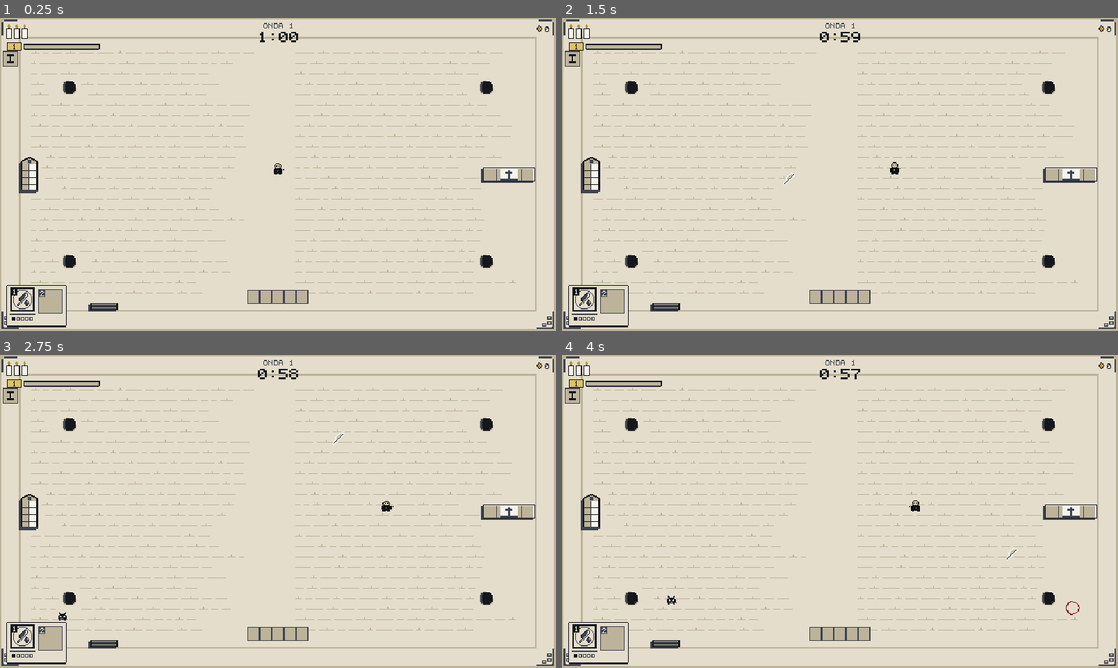
Above: before the commit, frames 1-4 (two rows, left to right).
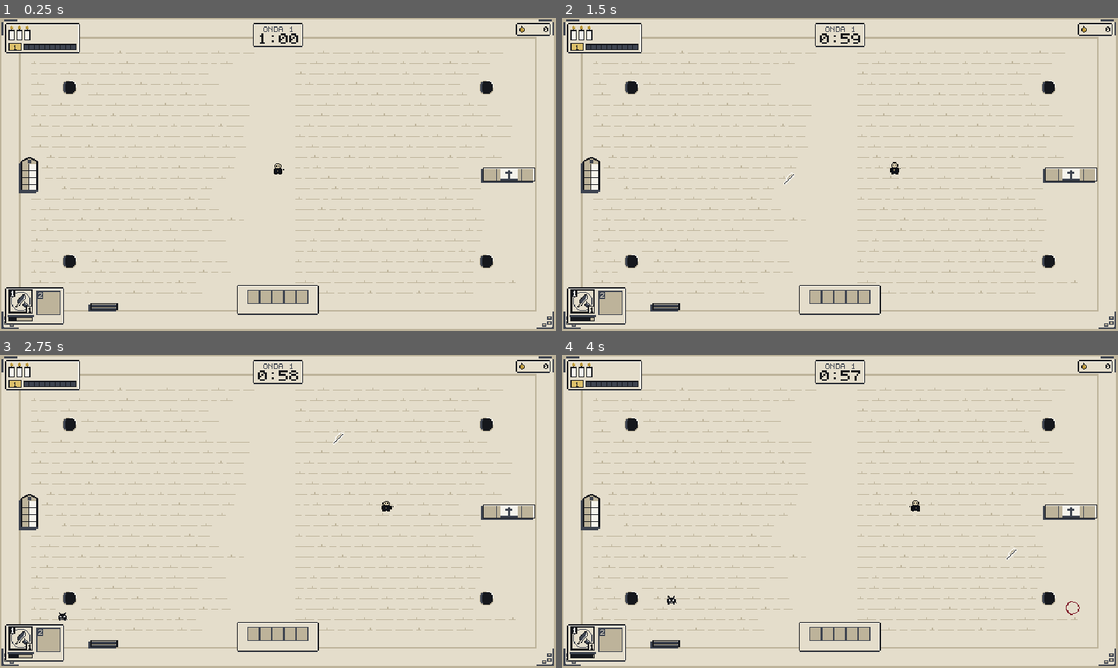
Above: after the commit, the same moments.

Repository: Andersonndiass/scribe_of_the_damned
Game: Godot game, scene res://src/main/main.tscn
Two runs of this game, one before a commit and one after it. Both use one fixed random seed, a clock stepped at 60 frames per second and the inputs below. This scene is started directly instead of the project's main scene.
Inputs (mouse positions are in pixels of both pictures, inside the frame that each line leads up to):
- Up to frame 1 (0.25 s): no input
- Up to frame 2 (1.5 s): tap Enter (shop_next) at 0.5 s; move the mouse to (962, 158) at 0.52 s; hold D (move_right) 0.53-1.25 s; hold Space (cast) 0.53-1.25 s; click (962, 158) at 0.67 s; tap L (shop_lock) at 0.77 s; drag from (728, 190) to (895, 168) at 1.27 s
- Up to frame 3 (2.75 s): move the mouse to (333, 442) at 2.02 s; hold D (move_right) from 2.03 s (still down); tap 2 (grace_pick_2) at 2.1 s
- Up to frame 4 (4 s): release D (move_right) at 2.75 s; drag from (812, 574) to (673, 464) at 2.77 s; move the mouse to (1006, 558) at 3.52 s; hold A (move_left) from 3.53 s (still down); hold Shift (purge) from 3.53 s (still down); tap L (shop_lock) at 3.77 s

The runs differ from the first frame. In frame 1, 2.2% of the frame differs, in the area x 0-99%, y 1-99%; in frame 2, 2.2%; in frame 3, 2.2%; in frame 4, 2.2%.

Commit message:
T1800 HUD novo: painel e barra comuns, recarga das armas, Graça segmentada
- UiStyle.draw_plate/plate_area/draw_bar e grade 6/4/3 (parecer do design-agent com pesquisa)
- Painéis: vida + Graça, tempo, tinta, atril (+ dicas), armas; barra do chefe no topo
- Armas: nível em etiqueta, barra de recarga (WeaponSlot.charge escrito pelo Arsenal)
- Balões e ambiência com os retângulos novos; capitular "I" fora dos ornamentos
- Teste novo: painéis a 6 px da borda e sem sobreposição; recarga para o HUD
- GUT 502/502; D-089

Co-Authored-By: Claude Opus 5.5 <noreply@anthropic.com>
Claude-Session: https://claude.ai/code/session_01QSgUesEpXiQ6X7fqaNvEn8

Diff:
--- a/src/data/arena_ambience_tuning.gd
+++ b/src/data/arena_ambience_tuning.gd
@@ -43,7 +43,7 @@
 @export var spawn_tries: int = 8
 ## HUD sobre a moldura: velas, cronômetro, tinta, lista de palavras, atril (design-agent).
 @export var hud_avoid: Array[Rect2] = [
-	Rect2(8, 6, 150, 28), Rect2(275, 6, 90, 26), Rect2(520, 6, 112, 24),
-	Rect2(8, 64, 140, 232), Rect2(146, 338, 348, 7),
+	Rect2(6, 6, 86, 35), Rect2(260, 6, 120, 28), Rect2(119, 6, 402, 30), Rect2(594, 6, 40, 15),
+	Rect2(150, 306, 374, 37), Rect2(6, 310, 163, 44), Rect2(8, 64, 140, 232),
 ]
 @export var rng_seed: int = 1348
--- a/src/ui/hud/atril_view.gd
+++ b/src/ui/hud/atril_view.gd
@@ -12,7 +12,19 @@
 const SLOT_GAP := 2
 const TOP := 314.0
 const CENTER_X := 320.0
-const HINTS_GAP := 12
+const HINTS_GAP := 22
+## T1800: painel D (miolo) em volta dos espaços: 12 px de cada lado (cabe o selo), de y308 a y340
+## (a janela de combo fica dentro, em y335).
+const PLATE_SIDE := 12.0
+const PLATE_TOP := 308.0
+const PLATE_H := 32.0
+const HERESY_Y := 298.0
+## Painel das dicas: respiro de 4 px em volta do texto, 14 de altura.
+const HINTS_PAD := 4.0
+const HINTS_H := 14.0
+const HINTS_TEXT_Y := 318.0
+## Largura reservada às dicas nos retângulos do HUD.
+const HINTS_RESERVE := 120.0
 ## Duração das animações (escala de durações do art bible §14 / ficha 26: frames × ms).
 const ANIM_TIME: Dictionary[int, float] = {
 	Anim.CAST: 0.3, Anim.PURGE: 0.2, Anim.HERESY: 0.36, Anim.REJECT: 0.15, Anim.FIZZLE: 0.2,
@@ -108,7 +120,8 @@
 
 func hud_rect() -> Rect2:
 	var s: Rect2 = slots_rect()
-	return Rect2(s.position - Vector2(0, 12), Vector2(s.size.x + HINTS_GAP + 120, s.size.y + 12))
+	var left: float = s.position.x - PLATE_SIDE - 1.0
+	return Rect2(left, PLATE_TOP - 1.0, s.end.x + HINTS_GAP + HINTS_RESERVE - left, PLATE_H + 3.0)
 
 
 func _on_atril_changed(p_letters: PackedStringArray, p_status: int, p_hints: PackedStringArray, p_rare: int) -> void:
@@ -156,6 +169,7 @@
 
 func _draw() -> void:
 	var rect: Rect2 = slots_rect()
+	UiStyle.draw_plate(self, Rect2(rect.position.x - PLATE_SIDE, PLATE_TOP, rect.size.x + PLATE_SIDE * 2.0, PLATE_H))
 	var shake: float = 0.0
 	if anim == Anim.HERESY:
 		shake = 1.0 if int(_anim_left / 0.06) % 2 == 0 else -1.0
@@ -201,7 +215,7 @@
 		_draw_frame(rect.grow(4.0), Palette.INK)
 		_draw_frame(rect.grow(3.0), Palette.GOLD)
 	if anim == Anim.HERESY:
-		PixelFont.draw_centered(self, HERESY_TEXT, CENTER_X, rect.position.y - 10, Palette.BLOOD)
+		PixelFont.draw_centered(self, HERESY_TEXT, CENTER_X, HERESY_Y, Palette.BLOOD)
 	_draw_hints(rect)
 
 
@@ -275,8 +289,14 @@
 
 
 func _draw_hints(rect: Rect2) -> void:
+	if hints.is_empty():
+		return
 	var x: float = rect.end.x + HINTS_GAP
-	var y: float = rect.position.y + 4
+	var y: float = HINTS_TEXT_Y
+	var total: float = 0.0
+	for h: String in hints:
+		total += PixelFont.width(h) + 8
+	UiStyle.draw_plate(self, Rect2(x - HINTS_PAD, rect.position.y, total - 8 + HINTS_PAD * 2.0, HINTS_H))
 	for i: int in hints.size():
 		var first_valid: bool = status == Atril.Status.VALID and i == 0
 		var gold: bool = first_valid or combo_partners.has(hints[i])
--- a/src/ui/hud/bark_director.gd
+++ b/src/ui/hud/bark_director.gd
@@ -18,8 +18,8 @@
 const CENTRAL := Rect2(160, 60, 320, 240)
 ## Áreas do HUD que o balão nunca cobre (velas, cronômetro, barra do chefe, tinta, atril e dicas).
 const HUD_RECTS: Array[Rect2] = [
-	Rect2(8, 6, 150, 32), Rect2(7, 305, 150, 51), Rect2(275, 6, 90, 26), Rect2(120, 35, 400, 26),
-	Rect2(520, 6, 112, 24), Rect2(150, 300, 340, 40),
+	Rect2(6, 6, 86, 35), Rect2(260, 6, 120, 28), Rect2(119, 6, 402, 30), Rect2(594, 6, 40, 15),
+	Rect2(150, 306, 374, 37), Rect2(6, 310, 163, 44),
 ]
 ## Tamanho de cada falante na tela (o balão fica fora dele).
 const SPEAKER_SIZE: Dictionary = {"anselmo": Vector2(16, 16), "asmodeus": Vector2(64, 64)}
--- a/src/ui/hud/boss_bar.gd
+++ b/src/ui/hud/boss_bar.gd
@@ -5,9 +5,10 @@
 ## recente aparece em CHALK atrás e desce depois. Marcas das fases (66%/33%) viram BLOOD por 1 s
 ## quando a fase é cruzada. Nome em PixelFont centrado em Y35.
 
-const BAR := Rect2(120, 44, 400, 10)
-const NAME_Y := 35.0
-const MARK_TOP := 42.0
+## T1800: no topo, onde fica o tempo (que some na luta); termina em y35, acima do menu da letra.
+const BAR := Rect2(120, 18, 400, 10)
+const NAME_Y := 8.0
+const MARK_TOP := 16.0
 const MARK_H := 14.0
 const TRAIL_DELAY := 0.4
 const TRAIL_SPEED := 0.5
@@ -41,7 +42,7 @@
 
 
 func hud_rect() -> Rect2:
-	return Rect2(BAR.position.x, NAME_Y, BAR.size.x, MARK_TOP + MARK_H + 4 - NAME_Y)
+	return Rect2(119, 6, 402, 30)
 
 
 func _process(delta: float) -> void:
--- a/src/ui/hud/candles.gd
+++ b/src/ui/hud/candles.gd
@@ -2,8 +2,11 @@
 extends Node2D
 ## Velas = vida (T071, ficha 26). Canto superior esquerdo. Acesas: cera CHALK e chama GOLD;
 ## apagadas: cera INK_SOFT. Com 1 vela, a chama alterna GOLD/BLOOD a cada 100ms (LAST_CANDLE).
+## T1800: desenha o painel A (vida + Graça); a barra de Graça fica dentro dele.
 
-const ORIGIN := Vector2(8, 8)
+## Miolo do painel A (vida + Graça).
+const PLATE := Rect2(7, 7, 84, 32)
+const ORIGIN := Vector2(11, 10)
 const SPACING := 9
 const WAX := Rect2(0, 5, 5, 10)
 const LAST_CANDLE_PULSE := 0.1
@@ -14,7 +17,7 @@
 
 
 func hud_rect() -> Rect2:
-	return Rect2(ORIGIN, Vector2(SPACING * PlayerVitals.new().cap, 16))
+	return UiStyle.plate_area(PLATE)
 
 
 func _process(delta: float) -> void:
@@ -29,6 +32,7 @@
 
 
 func _draw() -> void:
+	UiStyle.draw_plate(self, PLATE)
 	for i: int in _max:
 		var base: Vector2 = ORIGIN + Vector2(i * SPACING, 0)
 		var lit: bool = i < _candles
--- a/src/ui/hud/combo_window.gd
+++ b/src/ui/hud/combo_window.gd
@@ -6,7 +6,7 @@
 ##   Nome: latim em GOLD com contorno INK, fonte 5×6 em 2×, 16 px acima da cabeça do escriba,
 ##   por NAME_TIME s e corte seco (sem alpha).
 
-const BAR := Rect2(296, 332, 48, 3)
+const BAR := Rect2(296, 335, 48, 3)
 const STEPS := 12
 const NAME_TIME := 1.0
 const NAME_SCALE := 2
--- a/src/ui/hud/grace_bar.gd
+++ b/src/ui/hud/grace_bar.gd
@@ -5,10 +5,13 @@
 ## depois o GOLD avança sobre ele; subir de nível pisca CHALK/GOLD (relógio real: o jogo está
 ## pausado nessa hora).
 
-const RECT := Rect2(8, 28, 108, 10)
-const TAG_MIN_W := 17
-const BAR_W := 88
-const FILL_W := 86
+## T1800 (design-agent): dentro do painel A. Etiqueta do nível à esquerda; barra de moldura INK,
+## trilho INK_SOFT (3,4:1 contra o GOLD) e 10 segmentos de 5 px.
+const RECT := Rect2(10, 29, 78, 9)
+const TAG := Rect2(10, 29, 15, 9)
+const BAR := Rect2(27, 30, 61, 7)
+const SEG := 6
+const TEXT_Y := 31
 
 var level: int = 1
 var fraction: float = 0.0
@@ -58,32 +61,29 @@
 	var flash_age: float = float(now - _flash_ms) / 1000.0
 	var flashing: bool = flash_age >= 0.0 and flash_age < _tuning.bar_flash_time
 	# Etiqueta do nível (o número sobe 1 px no brilho).
-	var text: String = str(level)
-	var tag_w: float = maxf(TAG_MIN_W, PixelFont.width(text) + 6)
-	var tag := Rect2(RECT.position, Vector2(tag_w, RECT.size.y))
-	draw_rect(tag, Palette.INK)
-	draw_rect(tag.grow(-1), Palette.GOLD_LIGHT)
-	PixelFont.draw_centered(self, text, tag.get_center().x, 30 - (1 if flashing else 0), Palette.INK)
-	# Barra.
-	var bx: float = tag.end.x + 2
-	var border := Rect2(bx, 30, BAR_W, 6)
-	var inner := Rect2(bx + 1, 31, FILL_W, 4)
+	draw_rect(TAG, Palette.INK)
+	draw_rect(TAG.grow(-1), Palette.GOLD_LIGHT)
+	PixelFont.draw_centered(self, str(level), TAG.get_center().x, TEXT_Y - (1 if flashing else 0), Palette.INK)
+	# Barra: moldura (GOLD no pulso da palavra), trilho escuro, preenchimento GOLD e segmentos.
 	var word_age: float = float(now - _word_ms) / 1000.0
 	var word_pulse: bool = _word_from >= 0.0 and word_age < _tuning.bar_word_pulse
-	draw_rect(border, Palette.GOLD if word_pulse else Palette.INK)
-	draw_rect(inner, Palette.PARCHMENT_OLD)
-	draw_rect(Rect2(bx + 1, 36, FILL_W, 1), Palette.INK_SOFT)
+	var frame: Color = Palette.GOLD if word_pulse else Palette.INK
 	if flashing:
 		var step: int = int(flash_age / _tuning.bar_flash_step)
-		draw_rect(inner, Palette.CHALK if step % 2 == 0 else Palette.GOLD)
+		UiStyle.draw_bar(self, BAR, 1.0, Palette.INK_SOFT, Palette.CHALK if step % 2 == 0 else Palette.GOLD, null, SEG, frame)
 		return
-	var full: int = floori(FILL_W * fraction)
+	var inner: Rect2 = UiStyle.draw_bar(self, BAR, 0.0, Palette.INK_SOFT, Palette.GOLD, null, 0, frame)
+	var full: int = floori(inner.size.x * fraction)
 	var gold: int = full
 	if _word_from >= 0.0 and word_age < _tuning.bar_word_pulse + _tuning.bar_fill_time:
-		var from_px: int = floori(FILL_W * _word_from)
+		var from_px: int = floori(inner.size.x * _word_from)
 		var t: float = clampf((word_age - _tuning.bar_word_pulse) / _tuning.bar_fill_time, 0.0, 1.0)
 		gold = from_px + floori((full - from_px) * t)
-		draw_rect(Rect2(inner.position.x, inner.position.y, full, 4), Palette.CHALK)
+		draw_rect(Rect2(inner.position, Vector2(full, inner.size.y)), Palette.CHALK)
 	if gold > 0:
-		draw_rect(Rect2(inner.position.x, inner.position.y, gold, 4), Palette.GOLD)
-		draw_rect(Rect2(inner.position.x, inner.position.y, gold, 1), Palette.GOLD_LIGHT)
+		draw_rect(Rect2(inner.position, Vector2(gold, inner.size.y)), Palette.GOLD)
+		draw_rect(Rect2(inner.position, Vector2(gold, 1)), Palette.GOLD_LIGHT)
+	var x: float = inner.position.x + SEG - 1
+	while x < inner.end.x - 1:
+		draw_rect(Rect2(x, inner.position.y, 1, inner.size.y), Palette.INK)
+		x += SEG
--- a/src/ui/hud/ink_counter.gd
+++ b/src/ui/hud/ink_counter.gd
@@ -1,15 +1,21 @@
 class_name HudInk
 extends Node2D
 ## Tinta dourada no canto superior direito (005 T523). Fora da área central do HUD.
+## T1800: painel C; cresce para a esquerda se o número passar do espaço.
 
-const TOP_RIGHT := Vector2(632, 8)
+## Miolo mínimo do painel; o número termina em x631 e a gota fica 3 px depois da borda esquerda.
+const PLATE := Rect2(595, 7, 38, 12)
+const TEXT_END_X := 631.0
+const TEXT_Y := 10.0
+const ICON_POS := Vector2(598, 9)
+const ICON_GAP := 3.0
 const ICON := preload("res://assets/placeholders/itm_gota_dourada.tres")
 
 var shown: int = -1
 
 
 func hud_rect() -> Rect2:
-	return Rect2(TOP_RIGHT.x - 60, TOP_RIGHT.y, 60, 12)
+	return UiStyle.plate_area(PLATE)
 
 
 func _process(_delta: float) -> void:
@@ -20,7 +26,11 @@
 
 func _draw() -> void:
 	var text: String = str(maxi(shown, 0))
-	var x: float = TOP_RIGHT.x - PixelFont.width(text)
+	var x: float = TEXT_END_X - PixelFont.width(text)
+	# Número grande empurra o painel para a esquerda (a gota vai junto).
+	var icon_x: float = minf(ICON_POS.x, x - ICON_GAP - ICON.get_width())
+	var left: float = icon_x - ICON_GAP
+	UiStyle.draw_plate(self, Rect2(left, PLATE.position.y, PLATE.end.x - left, PLATE.size.y))
 	# Número em INK (GOLD em texto não lê no pergaminho); o ouro fica na gota com contorno.
-	PixelFont.draw(self, text, Vector2(x, TOP_RIGHT.y + 2), Palette.INK)
-	draw_texture(ICON, Vector2(x - 9, TOP_RIGHT.y))
+	PixelFont.draw(self, text, Vector2(x, TEXT_Y), Palette.INK)
+	draw_texture(ICON, Vector2(icon_x, ICON_POS.y))
--- a/src/ui/hud/wave_timer.gd
+++ b/src/ui/hud/wave_timer.gd
@@ -1,9 +1,14 @@
 class_name HudWaveTimer
 extends Node2D
 ## Tempo restante e "Onda N" no topo central (T075, ficha 26). Fica acima de Y 60.
+## T1800: painel B; com a etiqueta de fim de onda, o painel alarga até o texto + 8, centrado.
 
 const CENTER_X := 320.0
-const TOP := 6.0
+const PLATE := Rect2(292, 7, 56, 25)
+const WAVE_Y := 10.0
+const TIME_Y := 18.0
+const DONE_Y := 16.0
+const DONE_PAD := 8.0
 
 var remaining: float = 0.0
 var wave_index: int = 0
@@ -13,7 +18,7 @@
 
 
 func hud_rect() -> Rect2:
-	return Rect2(CENTER_X - 45, TOP, 90, 26)
+	return Rect2(260, 6, 120, 28)
 
 
 func _ready() -> void:
@@ -59,8 +64,12 @@
 	if wave_index == 0:
 		return
 	if not running:
-		UiStyle.draw_tag(self, tr(&"HUD_CHAPTER_COMPLETE") if chapter_done else tr(&"HUD_WAVE_COMPLETE"), CENTER_X, TOP + 4)
+		var done: String = tr(&"HUD_CHAPTER_COMPLETE") if chapter_done else tr(&"HUD_WAVE_COMPLETE")
+		var w: float = maxf(PLATE.size.x, PixelFont.width(done) + DONE_PAD)
+		UiStyle.draw_plate(self, Rect2(roundf(CENTER_X - w / 2.0), PLATE.position.y, w, PLATE.size.y))
+		PixelFont.draw_centered(self, done, CENTER_X, DONE_Y, Palette.INK)
 		return
-	PixelFont.draw_centered(self, tr(&"HUD_WAVE").format({"n": wave_index}), CENTER_X, TOP, Palette.INK_SOFT)
+	UiStyle.draw_plate(self, PLATE)
+	PixelFont.draw_centered(self, tr(&"HUD_WAVE").format({"n": wave_index}), CENTER_X, WAVE_Y, Palette.INK_SOFT)
 	var urgent: bool = remaining <= 10.0
-	PixelFont.draw_centered(self, time_text(), CENTER_X, TOP + 10, Palette.BLOOD if urgent else Palette.INK, 2)
+	PixelFont.draw_centered(self, time_text(), CENTER_X, TIME_Y, Palette.BLOOD if urgent else Palette.INK, 2)
--- a/src/ui/hud/weapon_bar.gd
+++ b/src/ui/hud/weapon_bar.gd
@@ -1,22 +1,30 @@
 class_name WeaponBar
 extends Node2D
-## Inventário no HUD (017 FR-1701; design-agent T1700): 2 espaços no canto de baixo à esquerda, com
-## ícone, tecla (1/2) e nível em contas. Ativo: sobe 2 px, borda INK de 2 px, miolo PARCHMENT;
-## inativo: PARCHMENT_OLD e ícone recolorido para tons baixos; sem GOLD (o dourado é das palavras).
-## O painel já reserva o lugar das 4 poções (018).
+## Inventário no HUD (017 FR-1701; design-agent T1700, T1800): 2 espaços no canto de baixo à
+## esquerda, com ícone, tecla (1/2) em cima à esquerda, nível na etiqueta de baixo à direita e a
+## recarga numa barra embaixo. Ativo: sobe 2 px, borda INK de 2 px, miolo PARCHMENT; inativo:
+## PARCHMENT_OLD e ícone recolorido para tons baixos; sem GOLD (o dourado é das palavras).
+## A 018 alarga o painel para as 4 poções (POTION_SLOTS).
 
-const PANEL := Rect2(8, 308, 68, 46)
-const SLOT_X0 := 12
+const POTION_SLOTS := 0
+const PANEL := Rect2(7, 311, 66, 40)
+const PANEL_WITH_POTIONS := Rect2(7, 311, 160, 40)
+const SLOT_X0 := 10
 const SLOT_STEP := 32
-const SLOT_Y := 312
+const SLOT_Y := 314
 const SLOT := 28
 const LIFT := 2
-const BEAD_Y := 344
-const BEADS := 5
+## Etiquetas 8×9 (tecla e nível).
+const TAG := Vector2(8, 9)
+## Barra de recarga embaixo de cada espaço (não sobe com o ativo).
+const CHARGE_Y := 344
+const CHARGE_H := 5
 ## Recolor do ícone no espaço inativo (tons baixos, só cores da paleta).
 const DIM_MAP: Dictionary = {"ink": "ink_soft", "chalk": "parchment", "parchment": "parchment_old"}
 
 var _dim_cache: Dictionary = {}
+## Largura desenhada da recarga por espaço (redesenha só quando muda).
+var _charge_px := PackedInt32Array([-1, -1])
 
 
 func _ready() -> void:
@@ -29,12 +37,27 @@
 
 
 func hud_rect() -> Rect2:
-	return PANEL.grow(1)
+	return UiStyle.plate_area(_panel())
+
+
+func _panel() -> Rect2:
+	return PANEL_WITH_POTIONS if POTION_SLOTS > 0 else PANEL
+
+
+func _process(_delta: float) -> void:
+	var lo: Loadout = GameState.loadout
+	if lo == null:
+		return
+	for i: int in mini(2, lo.slots.size()):
+		var px: int = -1 if lo.slots[i] == null else floori((SLOT - 2) * lo.slots[i].charge)
+		if px != _charge_px[i]:
+			_charge_px[i] = px
+			queue_redraw()
 
 
 func _draw() -> void:
 	var lo: Loadout = GameState.loadout
-	UiStyle.draw_panel(self, PANEL)
+	UiStyle.draw_plate(self, _panel())
 	if lo == null:
 		return
 	for i: int in mini(2, lo.slots.size()):
@@ -55,24 +78,27 @@
 	else:
 		draw_rect(r, Palette.INK_SOFT)
 		draw_rect(r.grow(-1), Palette.PARCHMENT_OLD)
+	var edge: Color = Palette.INK if active else Palette.INK_SOFT
 	if slot != null and slot.weapon.icon != null:
 		var tex: Texture2D = slot.weapon.icon if active else _dimmed(slot.weapon)
 		draw_texture(tex, Vector2(x + 2, y + 2))
 	# Tecla no canto de cima à esquerda.
 	var key: String = Settings.key_label(StringName("weapon_%d" % (i + 1)))
 	var kw: float = PixelFont.width(key) + 3
-	draw_rect(Rect2(x, y, kw, 9), Palette.INK if active else Palette.INK_SOFT)
+	draw_rect(Rect2(x, y, maxf(kw, TAG.x), TAG.y), edge)
 	PixelFont.draw(self, key, Vector2(x + 2, y + 2), Palette.CHALK if active else Palette.PARCHMENT)
-	# Nível em contas.
 	if slot == null:
 		return
-	for b: int in BEADS:
-		var bead := Rect2(x + 2 + 5 * b, BEAD_Y, 4, 4)
-		if b < slot.level:
-			draw_rect(bead, Palette.INK if active else Palette.INK_SOFT)
-		else:
-			draw_rect(bead, Palette.INK_SOFT if active else Palette.PARCHMENT_OLD)
-			draw_rect(bead.grow(-1), Palette.PARCHMENT)
+	# Nível na etiqueta de baixo à direita.
+	var lv := Rect2(x + SLOT - TAG.x, y + SLOT - TAG.y, TAG.x, TAG.y)
+	draw_rect(lv, edge)
+	draw_rect(lv.grow(-1), Palette.PARCHMENT if active else Palette.PARCHMENT_OLD)
+	PixelFont.draw_centered(self, str(slot.level), lv.get_center().x, lv.position.y + 2, edge)
+	# Recarga: moldura, trilho claro, preenchimento em tinta; pronta = linha de luz CHALK.
+	var inner: Rect2 = UiStyle.draw_bar(self, Rect2(x, CHARGE_Y, SLOT, CHARGE_H), slot.charge,
+		Palette.PARCHMENT_OLD, edge, null, 0, edge)
+	if active and slot.charge >= 1.0:
+		draw_rect(Rect2(inner.position, Vector2(inner.size.x, 1)), Palette.CHALK)
 
 
 ## Ícone em tons baixos para o espaço inativo (feito uma vez por arma, cores exatas da paleta).
--- a/src/ui/hud/word_list.gd
+++ b/src/ui/hud/word_list.gd
@@ -24,7 +24,7 @@
 
 
 func _draw() -> void:
-	UiStyle.draw_panel(self, PANEL)
+	UiStyle.draw_plate(self, PANEL)
 	PixelFont.draw(self, tr(&"HUD_WORDS"), PANEL.position + Vector2(PAD, PAD), Palette.INK_SOFT)
 	var field := get_tree().get_first_node_in_group(&"letter_field") as LetterField
 	if field == null:
--- a/src/ui/ui_style.gd
+++ b/src/ui/ui_style.gd
@@ -13,6 +13,11 @@
 const QUILL_NIB: Array[Vector2i] = [Vector2i(0, 0), Vector2i(1, -1), Vector2i(2, -2)]
 const QUILL_SHAFT_FROM := 3
 const QUILL_SHAFT_TO := 10
+## Grade do HUD (T1800, design-agent): margem da tela até a borda externa, espaço entre painéis,
+## respiro interno.
+const HUD_MARGIN := 6
+const HUD_GAP := 4
+const HUD_PAD := 3
 
 
 static func high() -> bool:
@@ -46,6 +51,42 @@
 	ci.draw_rect(Rect2(outer.position.x, outer.position.y + 1, outer.size.x, outer.size.y - 2), Palette.INK)
 	ci.draw_rect(r, fill)
 	ci.draw_rect(Rect2(outer.position.x + 1, outer.end.y, outer.size.x - 2, 1), Palette.INK_SOFT)
+
+
+## Painel do HUD (T1800; 9-slice desenhado): o `draw_panel` com uma luz CHALK de 1 px em cima e à
+## direita, por dentro (a luz vem de cima à direita, como nos ícones). `r` é o miolo; ocupa
+## `plate_area(r)`. Sem sombra difusa, alpha nem xadrez.
+static func draw_plate(ci: CanvasItem, r: Rect2) -> void:
+	draw_panel(ci, r, Palette.PARCHMENT)
+	ci.draw_rect(Rect2(r.position.x, r.position.y, r.size.x, 1), Palette.CHALK)
+	ci.draw_rect(Rect2(r.end.x - 1, r.position.y, 1, r.size.y), Palette.CHALK)
+
+
+## Área que o painel de miolo `r` ocupa na tela (borda + assento).
+static func plate_area(r: Rect2) -> Rect2:
+	var w: float = outline_w()
+	return Rect2(r.position.x - w, r.position.y - w, r.size.x + 2.0 * w, r.size.y + 2.0 * w + 1.0)
+
+
+## Barra do HUD (T1800): moldura INK de 1 px em `outer`; trilho e preenchimento de valores opostos
+## (≥ 3:1); `hi` = linha de luz no topo do preenchimento; `seg` > 0 = separadores INK a cada `seg`
+## px (barras de recurso; as de tempo curto são contínuas). Devolve o miolo (para quem desenha por cima).
+static func draw_bar(ci: CanvasItem, outer: Rect2, frac: float, track: Color, fill: Color,
+		hi: Variant = null, seg: int = 0, frame: Color = Palette.INK) -> Rect2:
+	ci.draw_rect(outer, frame)
+	var inner: Rect2 = outer.grow(-1)
+	ci.draw_rect(inner, track)
+	var w: int = floori(inner.size.x * clampf(frac, 0.0, 1.0))
+	if w > 0:
+		ci.draw_rect(Rect2(inner.position, Vector2(w, inner.size.y)), fill)
+		if hi is Color:
+			ci.draw_rect(Rect2(inner.position, Vector2(w, 1)), hi)
+	if seg > 0:
+		var x: float = inner.position.x + seg - 1
+		while x < inner.end.x - 1:
+			ci.draw_rect(Rect2(x, inner.position.y, 1, inner.size.y), Palette.INK)
+			x += seg
+	return inner
 
 
 ## Etiqueta de destaque: texto INK sobre GOLD_LIGHT com borda INK (GOLD em texto não lê no pergaminho).
--- a/src/weapons/arsenal.gd
+++ b/src/weapons/arsenal.gd
@@ -102,6 +102,22 @@
 			_fire(slot)
 	if not beaming:
 		beam.release()
+	_update_charge(lo)
+
+
+## Recarga para o HUD (T1800): rajada = tempo/intervalo; raio e antecipação = pronta; a ativa no
+## saque não passa do quanto o saque andou.
+func _update_charge(lo: Loadout) -> void:
+	for i: int in lo.slots.size():
+		var slot: WeaponSlot = lo.slots[i]
+		if slot == null:
+			continue
+		var c: float = clampf(_timers[i] / interval_of(slot), 0.0, 1.0)
+		if slot.weapon.pattern == &"beam" or _windup[i] >= 0.0:
+			c = 1.0
+		if i == lo.active and _draw_left > 0.0 and tuning.swap_draw_time > 0.0:
+			c = minf(c, 1.0 - _draw_left / tuning.swap_draw_time)
+		slot.charge = c
 
 
 ## Arma com antecipação (Crucifixo): pronta e com alvo, começa a subir; o disparo sai no fim.
--- a/src/weapons/weapon_slot.gd
+++ b/src/weapons/weapon_slot.gd
@@ -4,6 +4,8 @@
 
 var weapon: WeaponData
 var level: int = 1
+## Recarga 0..1 para o HUD (T1800); o Arsenal escreve todo tick. Não vai para o save.
+var charge: float = 0.0
 
 
 func _init(p_weapon: WeaponData, p_level: int = 1) -> void:
--- a/tests/integration/test_hud.gd
+++ b/tests/integration/test_hud.gd
@@ -36,6 +36,25 @@
 		assert_true(child.has_method(&"hud_rect"), "%s declara sua área" % child.name)
 		var r: Rect2 = child.call(&"hud_rect")
 		assert_false(r.intersects(SAFE_RECT), "%s %s invade X160–480 Y60–300" % [child.name, r])
+
+
+## T1800: todo painel a ≥ 6 px da borda da tela e sem cobrir outro (menos os que moram juntos).
+func test_hud_panels_keep_the_margin_and_do_not_overlap() -> void:
+	var together: Array = [["Candles", "GraceBar"], ["WaveTimer", "BossBar"], ["Atril", "ComboWindow"]]
+	var screen := Rect2(UiStyle.HUD_MARGIN, UiStyle.HUD_MARGIN, 640 - 2 * UiStyle.HUD_MARGIN, 360 - 2 * UiStyle.HUD_MARGIN)
+	var was_high: bool = GameState.high_contrast
+	GameState.high_contrast = false  # no alto contraste a borda tem 2 px (margem 5)
+	var kids: Array[Node] = _hud.get_children()
+	for a: Node in kids:
+		var ra: Rect2 = a.call(&"hud_rect")
+		assert_true(screen.encloses(ra), "%s %s fica a 6 px da borda" % [a.name, ra])
+		for b: Node in kids:
+			var pair: Array = [String(a.name), String(b.name)]
+			if a == b or together.has(pair) or together.has([pair[1], pair[0]]):
+				continue
+			var rb: Rect2 = b.call(&"hud_rect")
+			assert_false(ra.intersects(rb), "%s %s cobre %s %s" % [a.name, ra, b.name, rb])
+	GameState.high_contrast = was_high
 
 
 func test_atril_view_follows_atril_state_and_hints() -> void:
--- a/tests/unit/test_bible_crucifix.gd
+++ b/tests/unit/test_bible_crucifix.gd
@@ -140,3 +140,17 @@
 	hp.sort()
 	assert_eq(hp, [95, 96, 96], "a cruz fere os 3 uma vez (4); a gota só o primeiro (1)")
 	PoolManager.clear_all()
+
+
+func test_charge_feeds_the_hud() -> void:
+	# T1800: rajada = tempo/intervalo; raio = pronta; a ativa no saque não passa do saque.
+	_arsenal.loadout = Loadout.new(2, PEN)
+	_arsenal.loadout.equip(BIBLE)
+	_run(0.4)
+	assert_almost_eq(_arsenal.loadout.slots[0].charge, 0.5, 0.03, "0,4 de 0,8 s")
+	assert_eq(_arsenal.loadout.slots[1].charge, 1.0, "o raio está sempre pronto")
+	_arsenal.switch_to(1)
+	_run(DT * 3)
+	assert_lt(_arsenal.loadout.slots[1].charge, 1.0, "no saque, ainda subindo")
+	_run(0.1)
+	assert_eq(_arsenal.loadout.slots[1].charge, 1.0)
--- a/tools/gen_arena_placeholders.gd
+++ b/tools/gen_arena_placeholders.gd
@@ -146,13 +146,7 @@
 	_rect(img, 620, 2, 18, 2, k)
 	_rect(img, 636, 2, 2, 18, k)
 	_rect(img, 635, 2, 3, 3, O)
-	# Capitular 18×18 em (3,38): caixa, "I" de 2 px com serifas e brilho à direita.
-	_rect(img, 3, 38, 18, 18, k)
-	_rect(img, 4, 39, 16, 16, O)
-	_rect(img, 3 + 8, 38 + 4, 2, 10, K)
-	_rect(img, 3 + 5, 38 + 4, 8, 2, K)
-	_rect(img, 3 + 5, 38 + 12, 8, 2, K)
-	_rect(img, 3 + 10, 38 + 6, 1, 6, C)
+	# Sem capitular: a caixa com "I" em (3,38) parecia botão na coluna do HUD (T1800; game-design ok).
 	return img
 
 
Binary file changed: assets/placeholders/env_page_c1_ornaments.png
Binary file added: docs/reviews/img/t1800_hud_017.png
Binary file added: docs/reviews/img/t1800_hud_017_2x.png
Binary file added: docs/reviews/img/t1800_hud_018.png
Binary file added: docs/reviews/img/t1800_hud_018_2x.png
Binary file added: docs/reviews/img/t1800_hud_atril_crop4x.png
Binary file added: docs/reviews/img/t1800_hud_boss.png
Binary file added: docs/reviews/img/t1800_hud_boss_2x.png
Binary file added: docs/reviews/img/t1800_hud_inventory_crop4x.png
Binary file added: docs/reviews/img/t1800_hud_topleft_crop4x.png
Not shown, changed: docs/DECISIONS.md
Not shown, added: docs/reviews/T1800-hud-parecer.md
